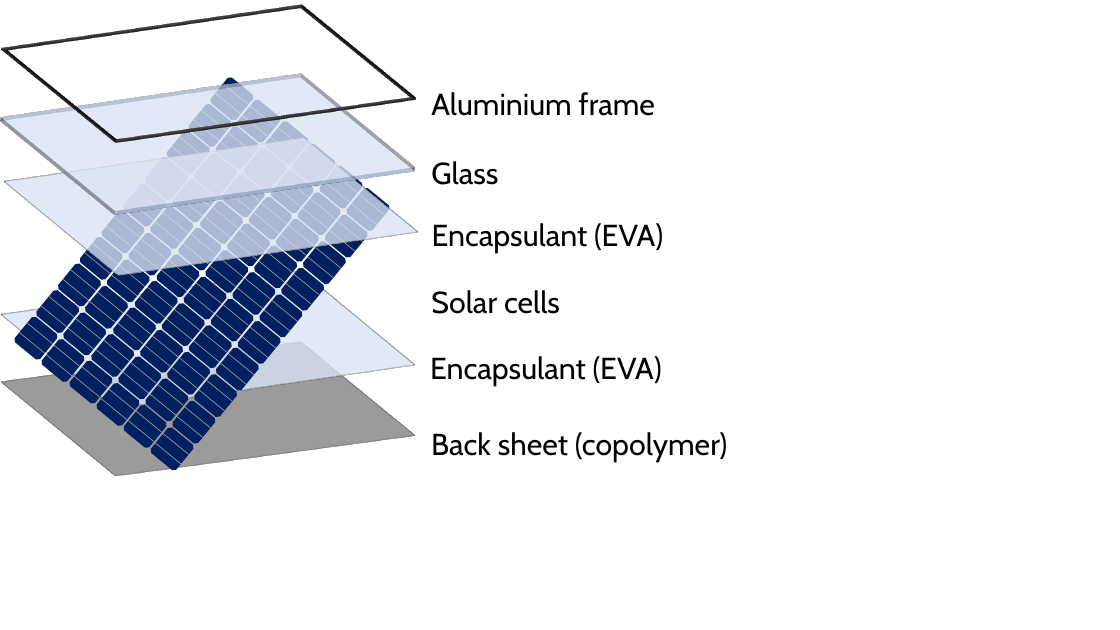
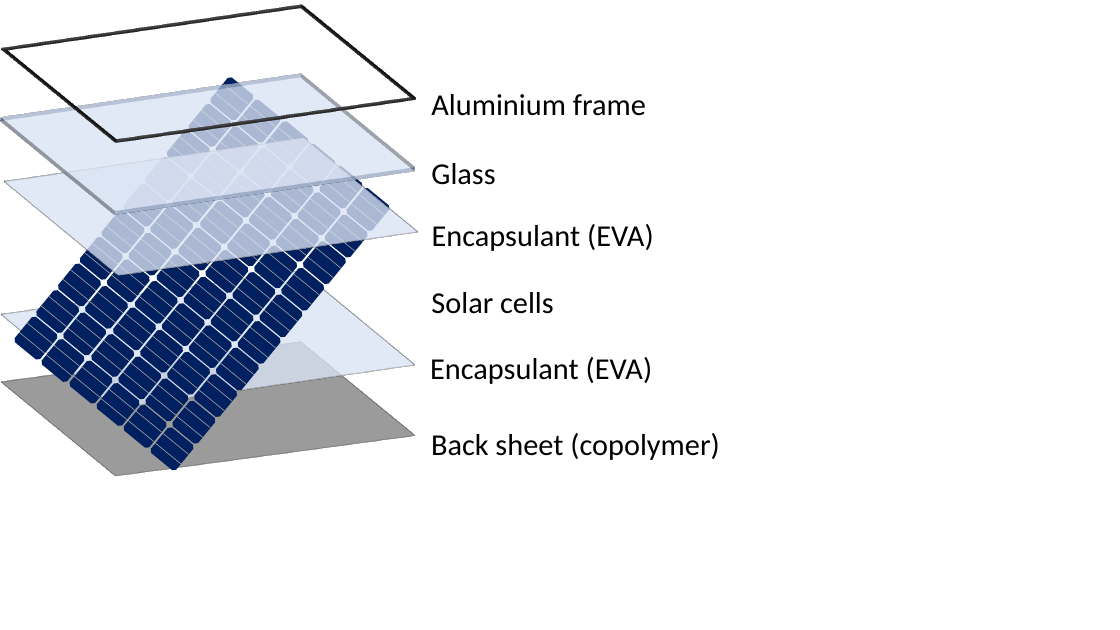
Before and after one commit to martavp/pv-textbook, a slide deck: slide 1 of Figures/Chapter_01/drawings/Fig1.7_PV_module.pptx. Drawn at 1120x630 pixels with LibreOffice and Linux fonts; fonts in the diff are those of the drawing. Boxes give left, top, right and bottom in pixels: in the first picture for what was removed or moved away, otherwise in the second. Text is boxed around its words. In the diff, an @@ line names an element or a change of style, - is before the commit and + after.

```diff
--- a/Figures/Chapter_01/drawings/Fig1.7_PV_module.pptx
+++ b/Figures/Chapter_01/drawings/Fig1.7_PV_module.pptx
@@ font Cabin to Calibri in 6 elements at <box>431,94,646,116</box>, <box>431,163,495,185</box>, <box>432,224,654,251</box>, <box>430,357,653,384</box>, <box>431,292,554,314</box>, <box>431,433,719,460</box> @@
```
Also in this commit, not shown: 1 slide removed, 5 other files.
